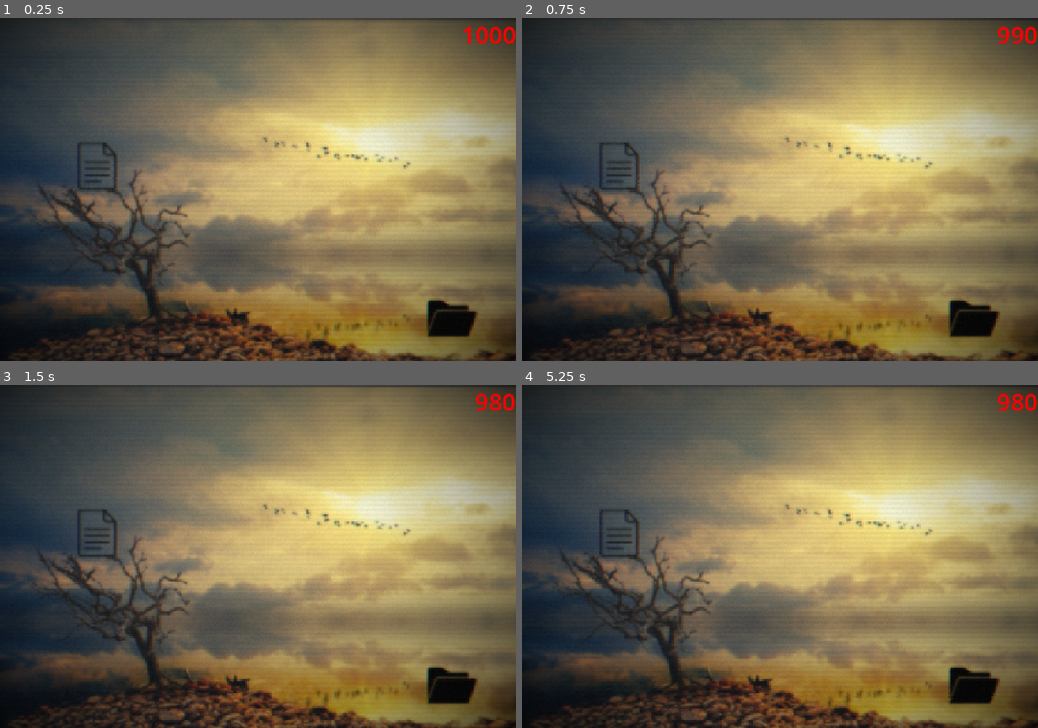
Above: before the commit, frames 1-4 (two rows, left to right).
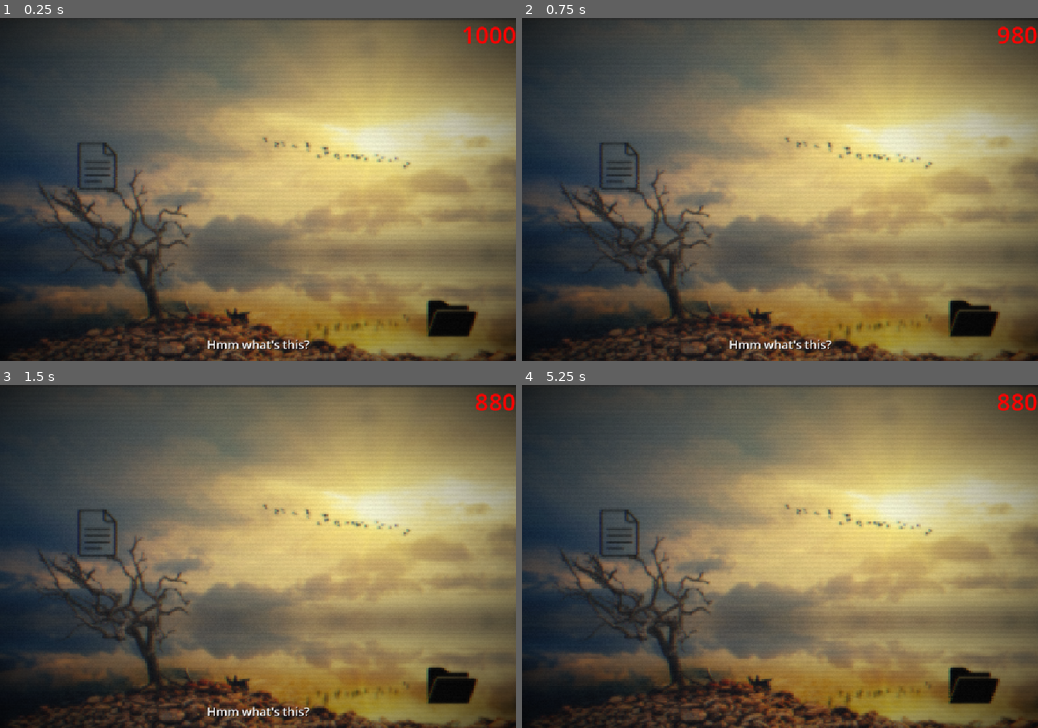
Above: after the commit, the same moments.

Repository: SengulC/pdoom
Game: Godot game, scene res://scenes/level.tscn
Same seed, same stepped clock (60 frames per second), same inputs: the game is played once before the commit and once after it.
Inputs (mouse positions are in pixels of both pictures, inside the frame that each line leads up to):
- Up to frame 1 (0.25 s): no input
- Up to frame 2 (0.75 s): click (620, 165) at 0.5 s
- Up to frame 3 (1.5 s): click (98, 532) at 1.25 s
- Up to frame 4 (5.25 s): click (620, 532) at 2 s; tap Enter at 2.75, 4.25 s; drag from (970, 683) to (620, 532) at 2.77 s; tap Space at 3.5, 5 s; drag from (676, 573) to (970, 683) at 3.52 s; move the mouse to (831, 481) at 4.27 s; press the mouse at (831, 481) at 4.28 s; release the mouse at (831, 481) at 5 s; drag from (754, 625) to (970, 683) at 5.02 s

The runs differ from the first frame. In frame 1, 0.3% of the frame differs, in the area x 40-60%, y 93-97%; in frame 2, 0.4%, in the area x 40-98%, y 2-97%; in frame 3, 0.4%; in frame 4, less than 0.1%.

Commit message:
Inner dialog that shows for 5s

Diff:
--- a/pdoom-game/scenes/overlay.tscn
+++ b/pdoom-game/scenes/overlay.tscn
@@ -40,7 +40,7 @@
 mouse_filter = 2
 script = ExtResource("2_sfd0e")
 
-[node name="Label" type="Label" parent="." unique_id=253944834 groups=["budgetLabel"]]
+[node name="BudgetLabel" type="Label" parent="." unique_id=253944834 groups=["budgetLabel"]]
 layout_mode = 1
 anchors_preset = 1
 anchor_left = 1.0
@@ -51,3 +51,22 @@
 theme_override_colors/font_color = Color(1, 0, 0, 1)
 theme_override_font_sizes/font_size = 50
 text = "BUDGET"
+
+[node name="InnerLabel" type="Label" parent="." unique_id=494897676 groups=["budgetLabel"]]
+visible = false
+layout_mode = 1
+anchors_preset = 7
+anchor_left = 0.5
+anchor_top = 1.0
+anchor_right = 0.5
+anchor_bottom = 1.0
+offset_left = -99.5
+offset_top = -69.0
+offset_right = 99.5
+grow_horizontal = 2
+grow_vertical = 0
+theme_override_colors/font_shadow_color = Color(0, 0, 0, 1)
+theme_override_font_sizes/font_size = 25
+text = "Hmmm..."
+horizontal_alignment = 1
+vertical_alignment = 1
--- a/pdoom-game/scripts/globalz.gd
+++ b/pdoom-game/scripts/globalz.gd
@@ -16,6 +16,8 @@
 signal user_chose(index: int) # for user choice in chat progression
 signal popup_opened
 signal budget_reduced(amount: int)
+signal inner_dialog(words: String)
+#signal hide_inner()
 signal choice_resolved(index: int)   # -1 = popup closed without a choice
 
 func is_choice_ui_ready() -> bool:
--- a/pdoom-game/scripts/level_mgr.gd
+++ b/pdoom-game/scripts/level_mgr.gd
@@ -23,7 +23,7 @@
 			# make budget red. calc for current line
 			var budgetReduction = Phases.phase01_budget_decr[idx]
 			Globalz.currBudget -= budgetReduction
-			print("we are on idx %s therefore reducing budget results in %s" %[idx, Globalz.currBudget])
+			#print("we are on idx %s therefore reducing budget results in %s" %[idx, Globalz.currBudget])
 
 			## user choice presented, must wait until they make their choice!
 			if speaker == "userChoice":
@@ -43,6 +43,12 @@
 						btn.visible = false
 				continue
 
+			## user narration, must edit inner dialog textbox and keep continue
+			if speaker == "me":
+				print("speaker is me! innerrr")
+				Globalz.inner_dialog.emit(line)
+				continue
+
 			## regular chat prog.
 			chatContent.append("%s: %s - %s\n" % [_get_cur_time(), line, speaker])
 			await get_tree().create_timer(maxf(MIN_DELAY, line.length() * SECS_PER_CHAR)).timeout
--- a/pdoom-game/scripts/overlay.gd
+++ b/pdoom-game/scripts/overlay.gd
@@ -1,10 +1,21 @@
 extends ColorRect
 
 func _ready() -> void:
-	$Label.text = "%s" %Globalz.currBudget
+	$BudgetLabel.text = "%s" %Globalz.currBudget
 	Globalz.budget_reduced.connect(updateBudgetLabel)
-	print("connected signal")
+	Globalz.inner_dialog.connect(updateInnerLabel)
+	#Globalz.hide_inner.connect(hideInnerLabel)
 
 func updateBudgetLabel(amount: int):
-	print("updating label")
-	$Label.text = "%s" %amount
+	$BudgetLabel.text = "%s" %amount
+
+func updateInnerLabel(words: String):
+	print("in updateInnerLabel")
+	$InnerLabel.visible = true
+	$InnerLabel.text = words
+	await get_tree().create_timer(5.0).timeout
+	hideInnerLabel()
+
+func hideInnerLabel():
+	print("in hideInnerLabel")
+	$InnerLabel.visible = false
--- a/pdoom-game/scripts/phases.gd
+++ b/pdoom-game/scripts/phases.gd
@@ -1,12 +1,13 @@
 extends Node
 
 @export var phase01 := [
+	{"me": "Hmm what's this?"},
 	{"chat": "Hi"},
 	{"chat": "Hey skjahkhsakj"},
 	#{"a": "bruuuuuuuuuuuuuuuuuuuuh"},
 	#{"b": "zaaaaaaaa"},
 	{"userChoice": ["yes", "no"]},
-	{"me": "Well yes/no."},
+	{"user1": "Well yes/no."},
 	{"chat": "Ah ok"},
 	{"chat": "Bye!"},
 ]
@@ -17,5 +18,5 @@
 	100,
 	50,
 	10,
-	10,
+	10, 10
 ]
